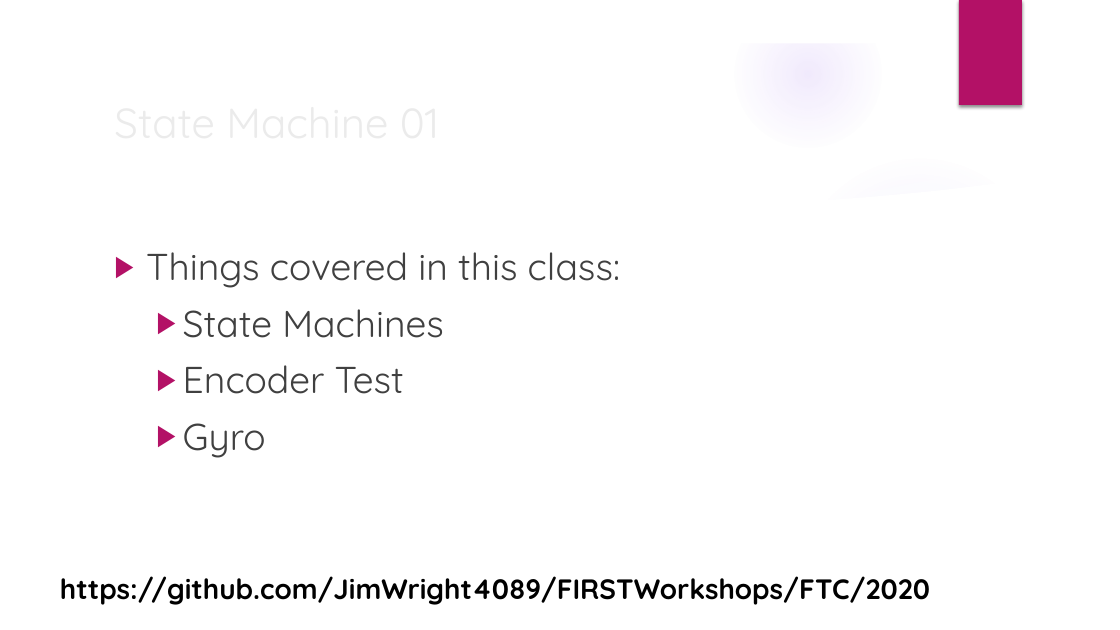
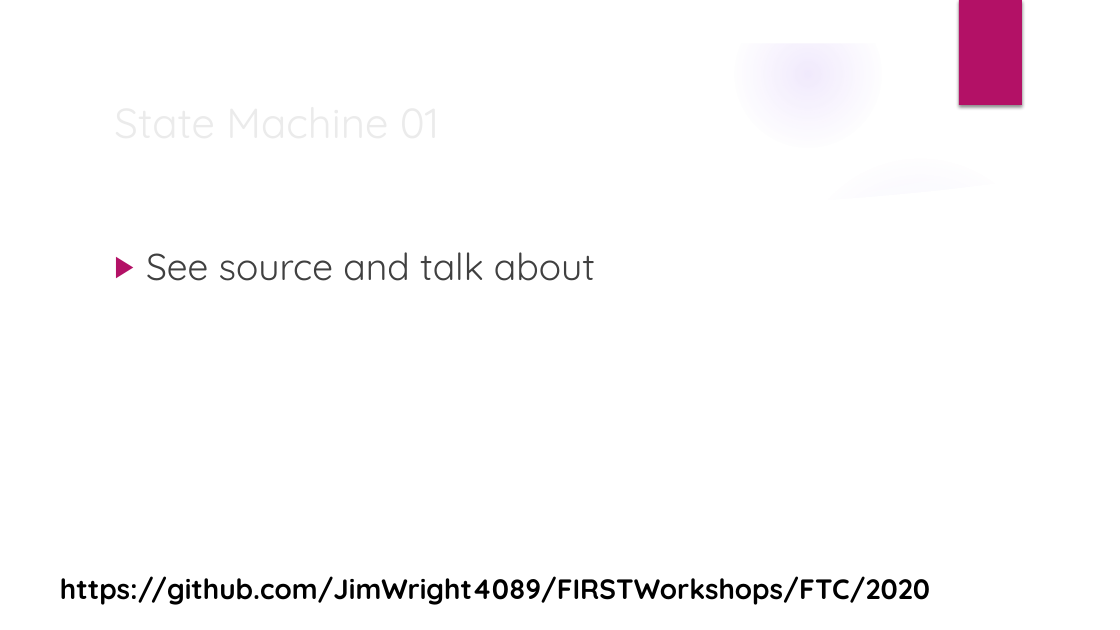
Before and after one commit to JimWright4089/FIRSTWorkshops, a slide deck: slide 13 of FTC/2020/All About Auto.pptx (slide 4 before the commit). Drawn at 1120x630 pixels with LibreOffice and Linux fonts; fonts in the diff are those of the drawing; background and template pictures are left out. Boxes give left, top, right and bottom in pixels: in the first picture for what was removed or moved away, otherwise in the second. Text is boxed around its words. In the diff, an @@ line names an element or a change of style, - is before the commit and + after.

```diff
--- a/FTC/2020/All About Auto.pptx
+++ b/FTC/2020/All About Auto.pptx
@@ text at (x1=146, y1=252, x2=595, y2=281): text changed @@
-▶ Things covered in this class:
-  ▶ State Machines
-  ▶ Encoder Test
-  ▶ Gyro
+▶ See source and talk about
```
Also in this commit, not shown: 1 other slide changed, 15 slides added.
